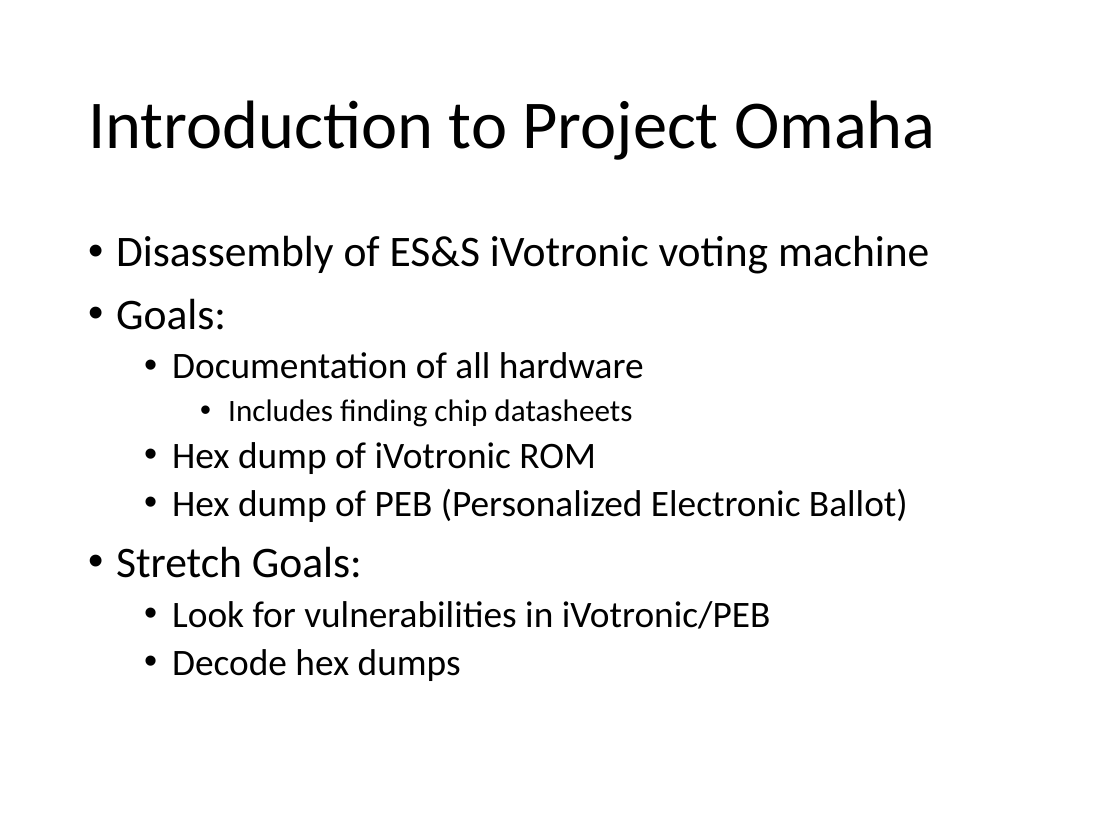
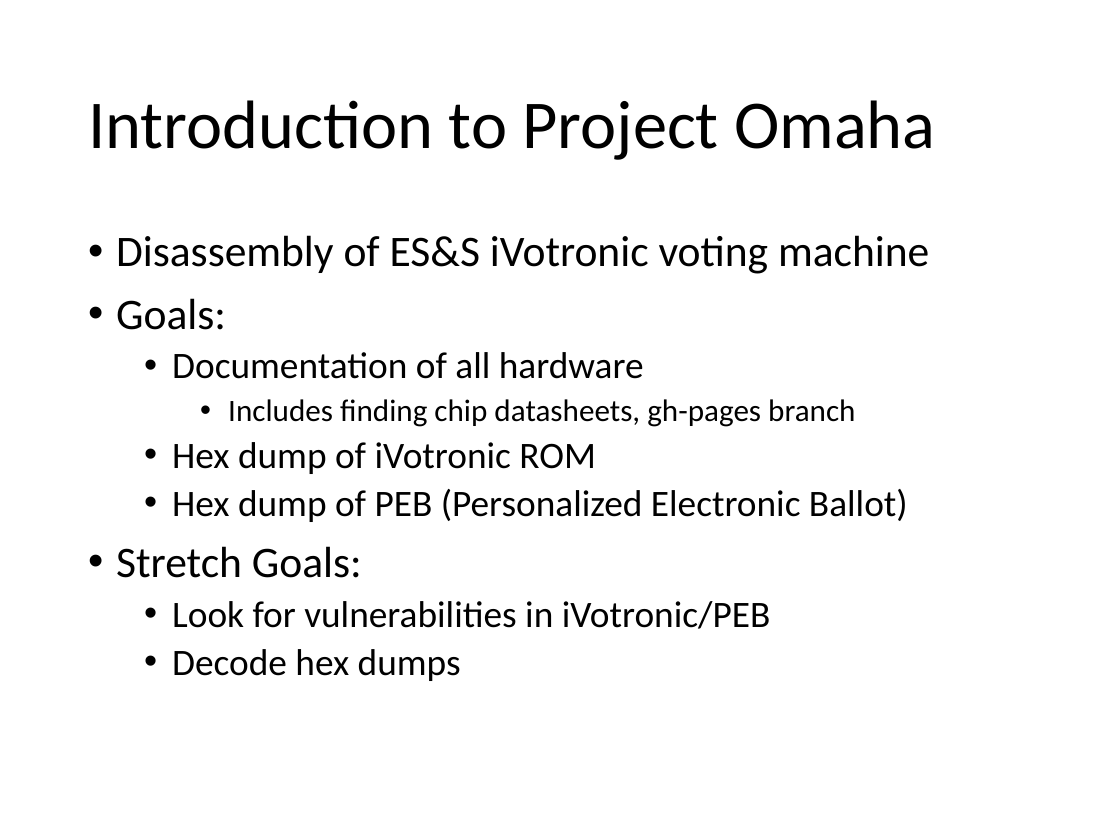
Before and after one commit to SCCapstone/omaha, a slide deck: slide 2 of docs/490presentation.pptx. Drawn at 1120x840 pixels with LibreOffice and Linux fonts; fonts in the diff are those of the drawing. Boxes give left, top, right and bottom in pixels: in the first picture for what was removed or moved away, otherwise in the second. Text is boxed around its words. In the diff, an @@ line names an element or a change of style, - is before the commit and + after.

Commit message:
update to presentation
ye

```diff
--- a/docs/490presentation.pptx
+++ b/docs/490presentation.pptx
@@ text at [228, 399, 855, 427]: text changed @@
-    • Includes finding chip datasheets
+    • Includes finding chip datasheets, gh-pages branch
```
Also in this commit, not shown: 1 other slide changed, 2 slides added.
